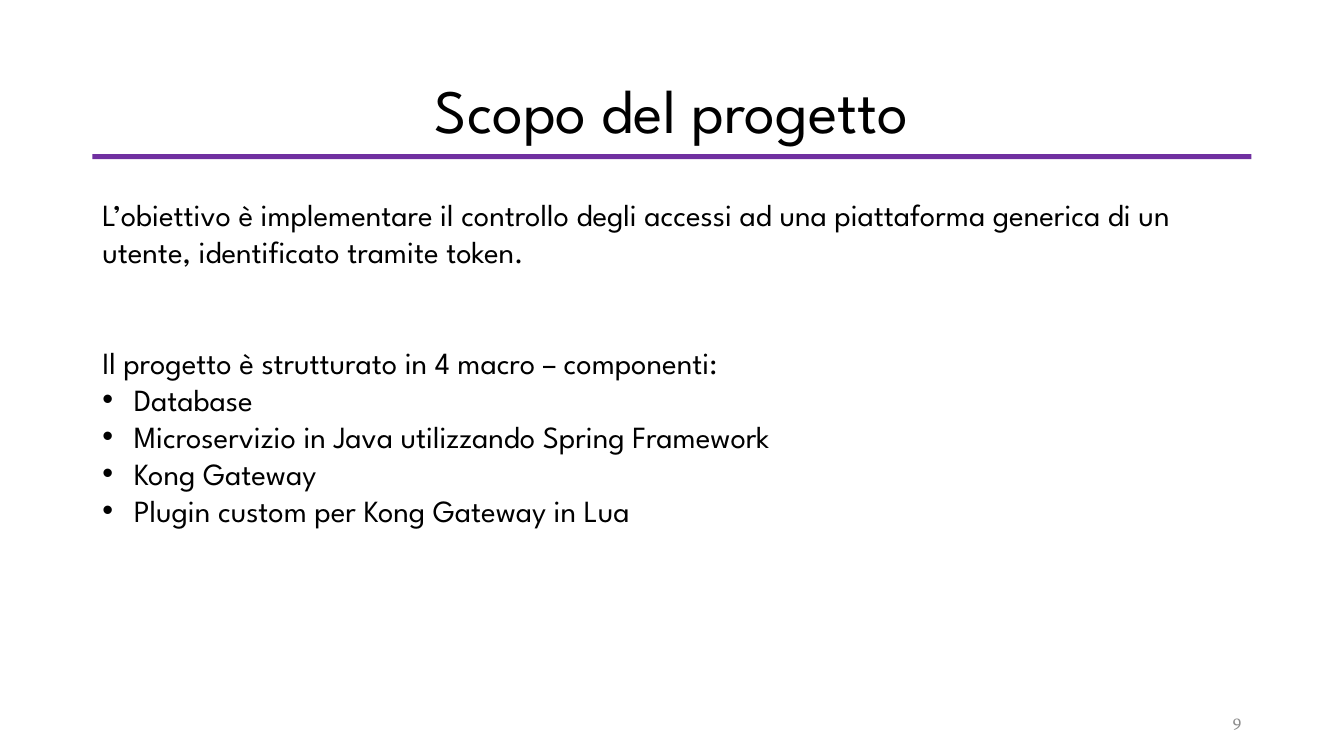
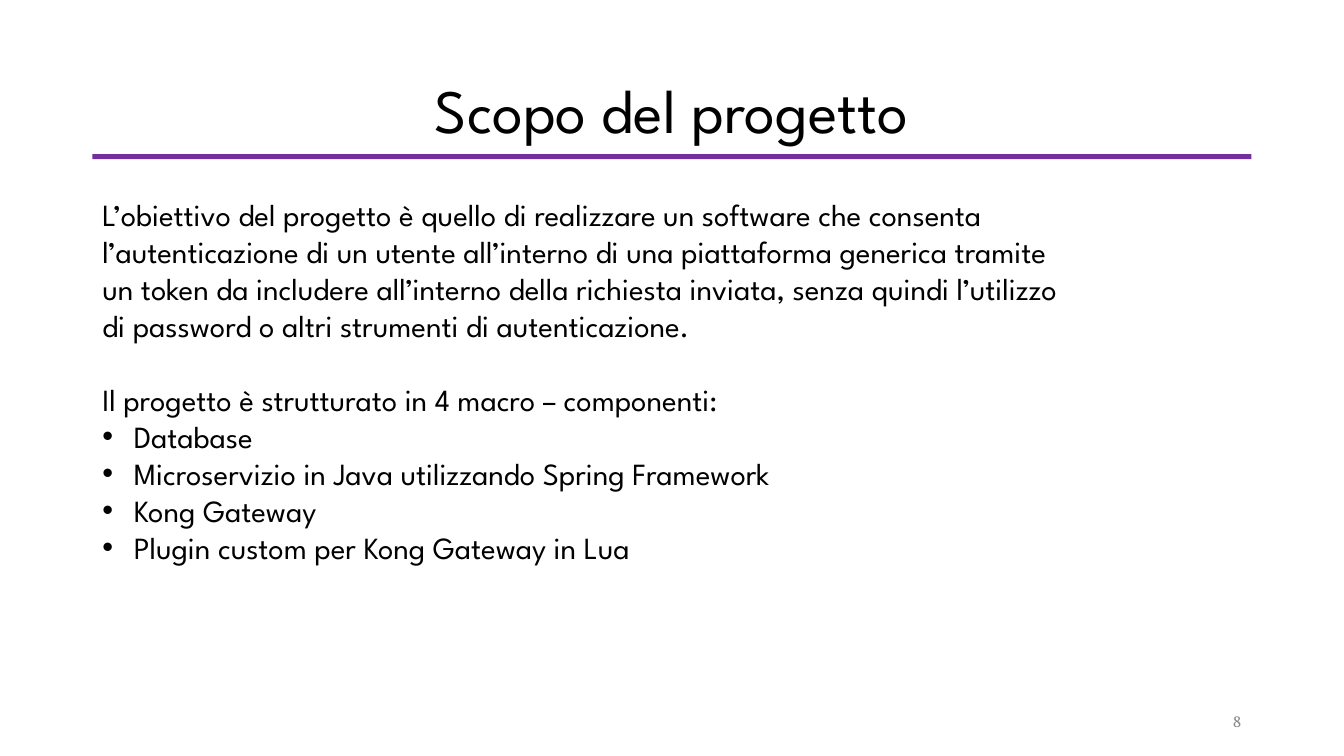
Before and after one commit to valeriodesiati/tesi, a slide deck: slide 8 of Presentazione/Valerio Desiati - Presentazione Discussione.pptx (slide 9 before the commit). Drawn at 1344x756 pixels with LibreOffice and Linux fonts; fonts in the diff are those of the drawing. Boxes give left, top, right and bottom in pixels: in the first picture for what was removed or moved away, otherwise in the second. Text is boxed around its words. In the diff, an @@ line names an element or a change of style, - is before the commit and + after.

```diff
--- a/Presentazione/Valerio Desiati - Presentazione Discussione.pptx
+++ b/Presentazione/Valerio Desiati - Presentazione Discussione.pptx
@@ text at (x1=102, y1=204, x2=1057, y2=344): text changed @@
-L’obiettivo è implementare il controllo degli accessi ad una piattaforma generica di un utente, identificato tramite token.
+L’obiettivo del progetto è quello di realizzare un software che consenta
+l’autenticazione di un utente all’interno di una piattaforma generica tramite
+un token da includere all’interno della richiesta inviata, senza quindi l’utilizzo
+di password o altri strumenti di autenticazione.
@@ text at (x1=102, y1=389, x2=769, y2=566): alignment left to justified @@
@@ page number at (x1=1233, y1=716, x2=1242, y2=727): text changed @@
-9
+8
```
Also in this commit, not shown: 12 other slides changed, 1 slide removed, 1 other file.
